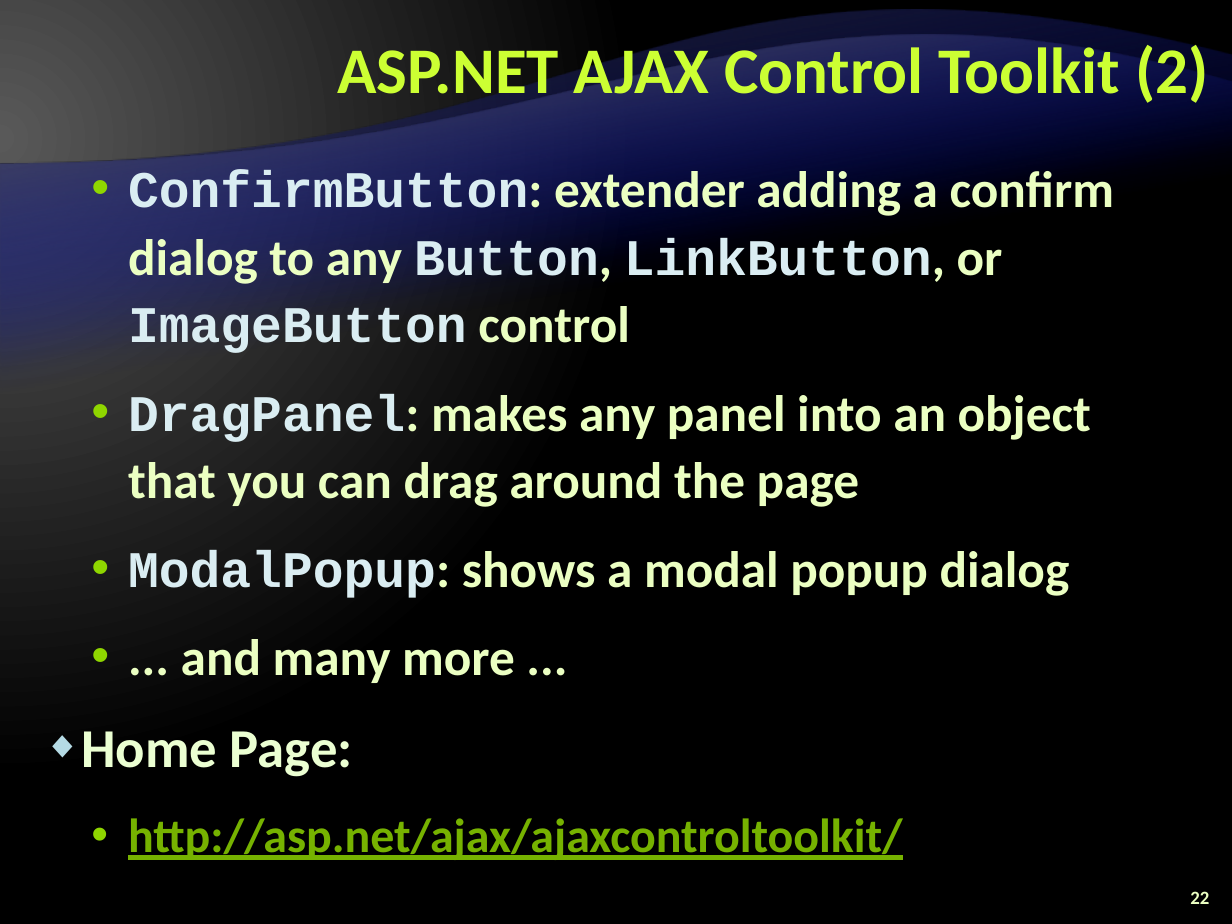
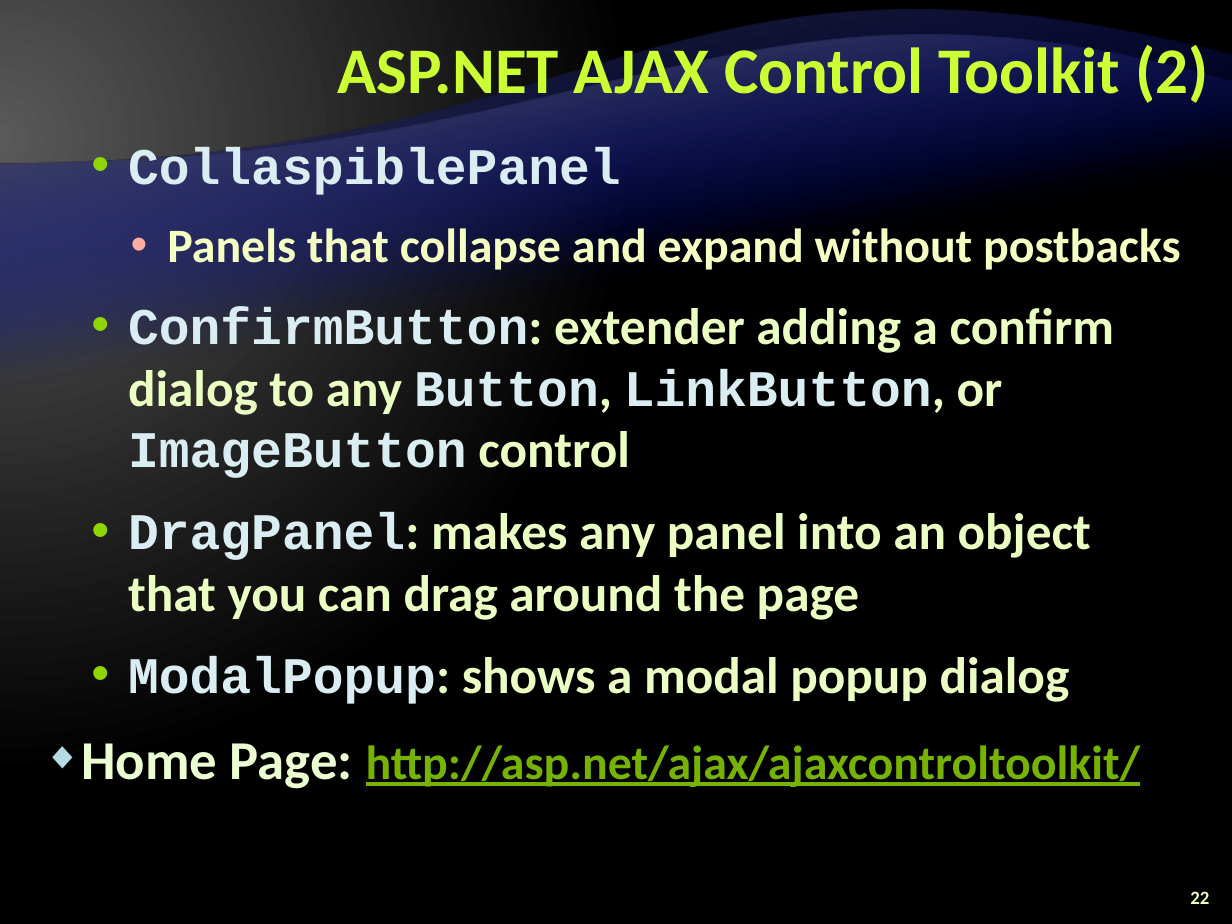
Before and after one commit to Graveheart/aspnetcourse, a slide deck: slide 22 of 2010/lectures/12. ASP.NET-AJAX.pptx. Drawn at 1232x924 pixels with LibreOffice and Linux fonts; fonts in the diff are those of the drawing; background and template pictures are left out. Boxes give left, top, right and bottom in pixels: in the first picture for what was removed or moved away, otherwise in the second. Text is boxed around its words. In the diff, an @@ line names an element or a change of style, - is before the commit and + after.

```diff
--- a/2010/lectures/12. ASP.NET-AJAX.pptx
+++ b/2010/lectures/12. ASP.NET-AJAX.pptx
@@ text "CollaspiblePanel": place and size @@
-text "CollaspiblePanel" at (81, 170, 1114, 860)
+text "CollaspiblePanel" at (81, 146, 1181, 789)
@@ text at (128, 146, 1181, 274): paragraphs added @@
+  • CollaspiblePanel
+    • Panels that collapse and expand without postbacks
@@ text at (128, 307, 1114, 704): line spacing 1.1 to 1 @@
@@ text at (81, 743, 1141, 789): text changed @@
-  • ... and many more ...
-◆ Home Page:
-  • http://asp.net/ajax/ajaxcontroltoolkit/
+◆ Home Page: http://asp.net/ajax/ajaxcontroltoolkit/
```
Also in this commit, not shown: 7 other slides changed, 1 other file.
